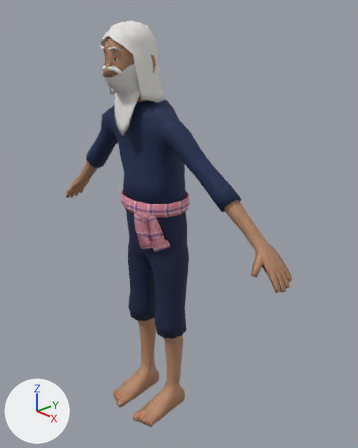
The Blender file assets/models/human_elder_male/human_elder_male.blend as it was, and as the next commit left it.
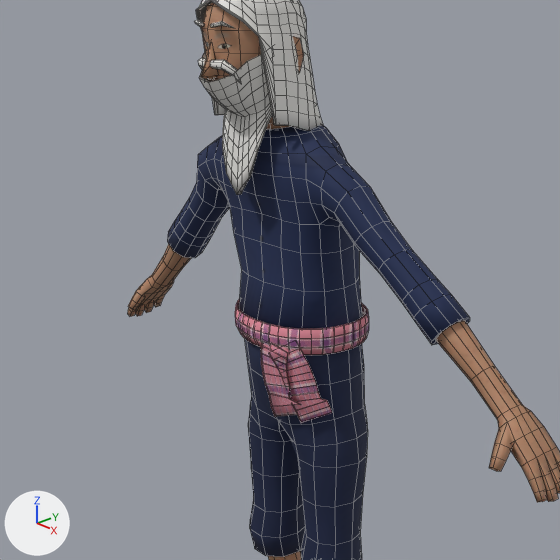
Old and new are each drawn whole from a camera (50 mm lens) standing at (1.458, -1.237, 1.662) and looking at (0.073, 0.056, 0.886) and again close up on the part from 0% to 80% of the width and 8% to 72% of the height. Arrows for +X, +Y and +Z are at lower left; the lights stay in place. The last two pictures show the newer version. The close-ups show mesh edges as thin lines.

Objects in the first close-up: 'Body', 'Cloth_mohom', 'Cloth_mohom_sash', 'Cloth_mohom_sash_tails', 'Hair_long_white_beard'.
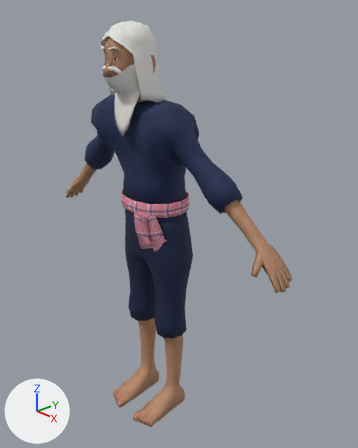
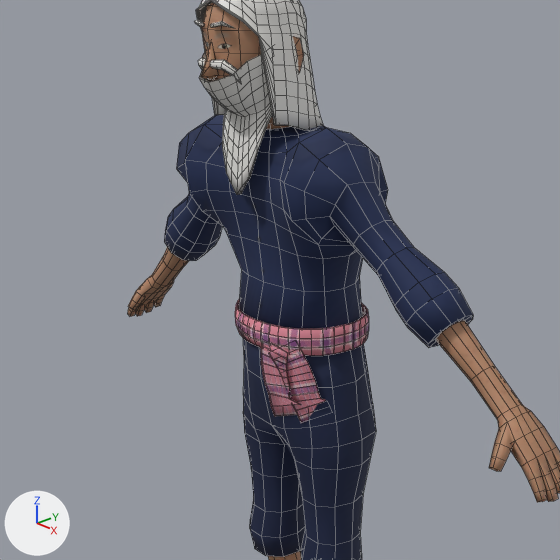
Location of each change, [x1, y1, x2, y2] in pixels of the close-ups (560 x 560 px; the box of a moved part takes in the faces that stretch with it):
'Cloth_mohom', reshaped: before [167, 125, 470, 560]; after [164, 115, 473, 560]
part 1 of me_cloth_mohom, moved or reshaped: before [167, 127, 470, 345]; after [164, 115, 473, 348]
part 2 of me_cloth_mohom, moved or reshaped: before [245, 339, 368, 507]; after [243, 338, 376, 507]

Diff of the bpy script that builds the scene:
```diff
--- a/assets/models/human_elder_male/human_elder_male.blend.py
+++ b/assets/models/human_elder_male/human_elder_male.blend.py
@@ me_cloth_mohom @@
 # used by ob_cloth_mohom; location = (0.0, 0.0, 0.0)
-me_cloth_mohom.from_pydata(...)  # 537 vertices, 496 faces; spans x -0.439..0.439, y -0.129..0.105, z 0.407..1.401
+me_cloth_mohom.from_pydata(...)  # 537 vertices, 496 faces; spans x -0.444..0.444, y -0.17..0.118, z 0.407..1.404
+# me_cloth_mohom part 1: 220 of 537 vertices moved; they spanned x -0.439..0.439, y -0.123..0.095, z 1.043..1.389 and now span x -0.444..0.444, y -0.17..0.104, z 1.037..1.404; mean shift (0.0, -0.001, 0.001); largest move (-0.142, -0.101, 1.272) -> (-0.158, -0.161, 1.252)
+# me_cloth_mohom part 2: 73 of 537 vertices moved; they spanned x -0.163..0.163, y -0.114..0.105, z 0.703..0.896 and now span x -0.172..0.172, y -0.12..0.118, z 0.701..0.897; mean shift (0.0, 0.0, -0.001); largest move (-0.127, -0.045, 0.895) -> (-0.143, -0.053, 0.895)
 me_cloth_mohom.materials.append(mat_cloth_elder_male_mohom)
```
